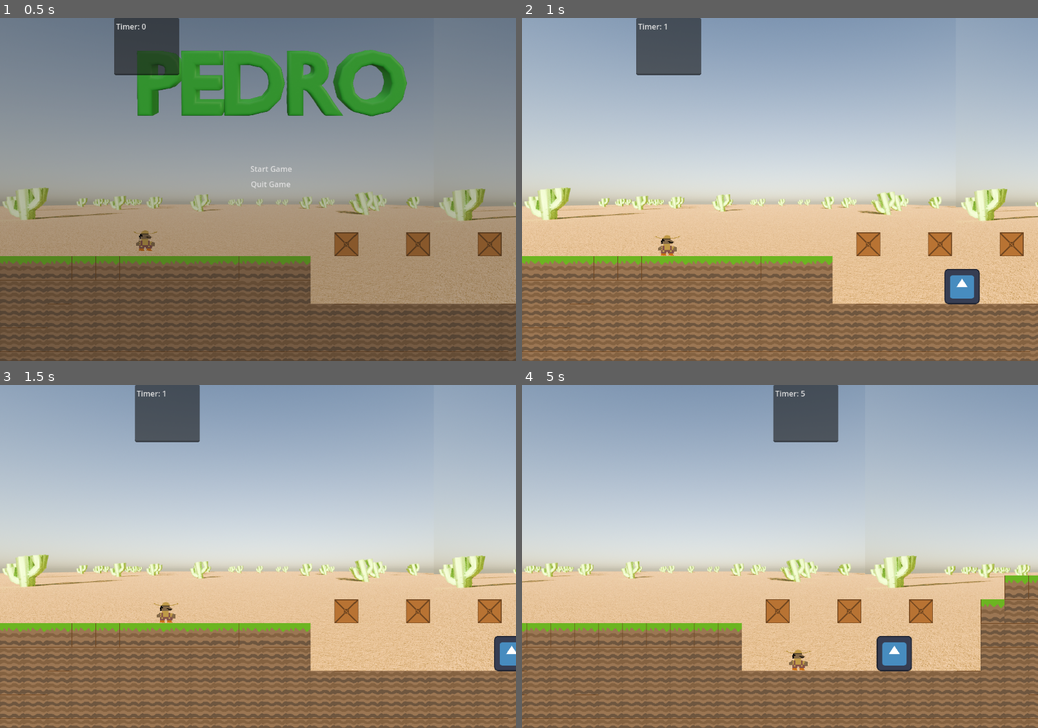
Above: before the commit, frames 1-4 (two rows, left to right).
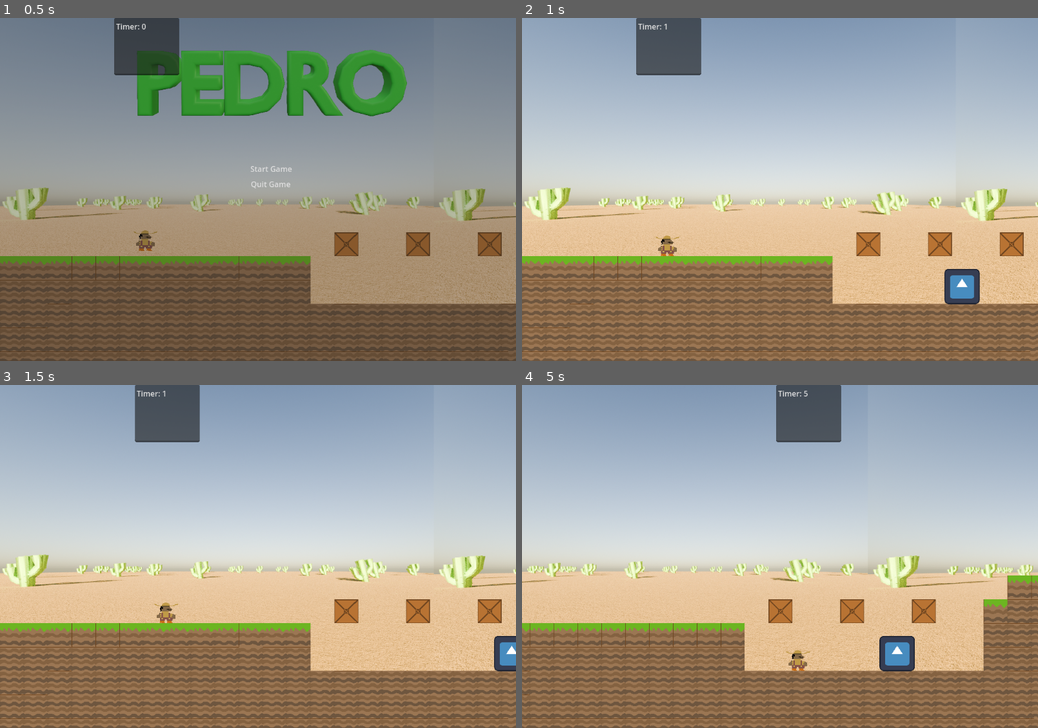
Above: after the commit, the same moments.

Repository: Burns3y/Pedro
Game: Godot game, scene res://scenes/levels/level 1.tscn
Same seed, same stepped clock (60 frames per second), same inputs: the game is played once before the commit and once after it. The engine's default icon, where the game draws it, is replaced by a stand-in: a white triangle on a blue panel in a dark square.
Inputs:
- Up to frame 1 (0.5 s): no input
- Up to frame 2 (1 s): click "Start Game" at 0.5 s
- Up to frame 3 (1.5 s): hold Right (right) from 1.28 s (still down)
- Up to frame 4 (5 s): tap W (jump) at 1.52, 2.27, 3.77, 4.52 s; release Right (right) at 2.78 s; hold Left (left) 2.78-3.53 s; hold Right (right) from 3.53 s (still down)

Frame 1 is identical in both runs. In frame 2, less than 0.1% of the frame differs, in the area x 25-31%, y 63-70%; in frame 3, less than 0.1%; in frame 4, 7.2%, in the area x 0-100%, y 0-100%.

Commit message:
Changed Pedro hitbox
Also got sub 30 run :chad:

Diff:
--- a/scenes/player/pedro.tscn
+++ b/scenes/player/pedro.tscn
@@ -3,16 +3,15 @@
 [ext_resource type="Script" path="res://scenes/player/pedro.gd" id="1_kkii7"]
 [ext_resource type="Texture2D" uid="uid://g4cvkrgjehfy" path="res://assets/Pedro.png" id="3_r3yk8"]
 
-[sub_resource type="CapsuleShape2D" id="CapsuleShape2D_crioc"]
-radius = 14.0
-height = 46.0
+[sub_resource type="RectangleShape2D" id="RectangleShape2D_7u1pm"]
+size = Vector2(28, 44)
 
 [node name="Pedro" type="CharacterBody2D" groups=["Player"]]
 collision_mask = 7
 script = ExtResource("1_kkii7")
 
 [node name="CollisionShapeBody3" type="CollisionShape2D" parent="."]
-shape = SubResource("CapsuleShape2D_crioc")
+shape = SubResource("RectangleShape2D_7u1pm")
 
 [node name="PedroImage" type="Sprite2D" parent="."]
 position = Vector2(11.75, 6.25)
Not shown: 1 places in scenes/levels/level 1.tscn that only renumber resources
